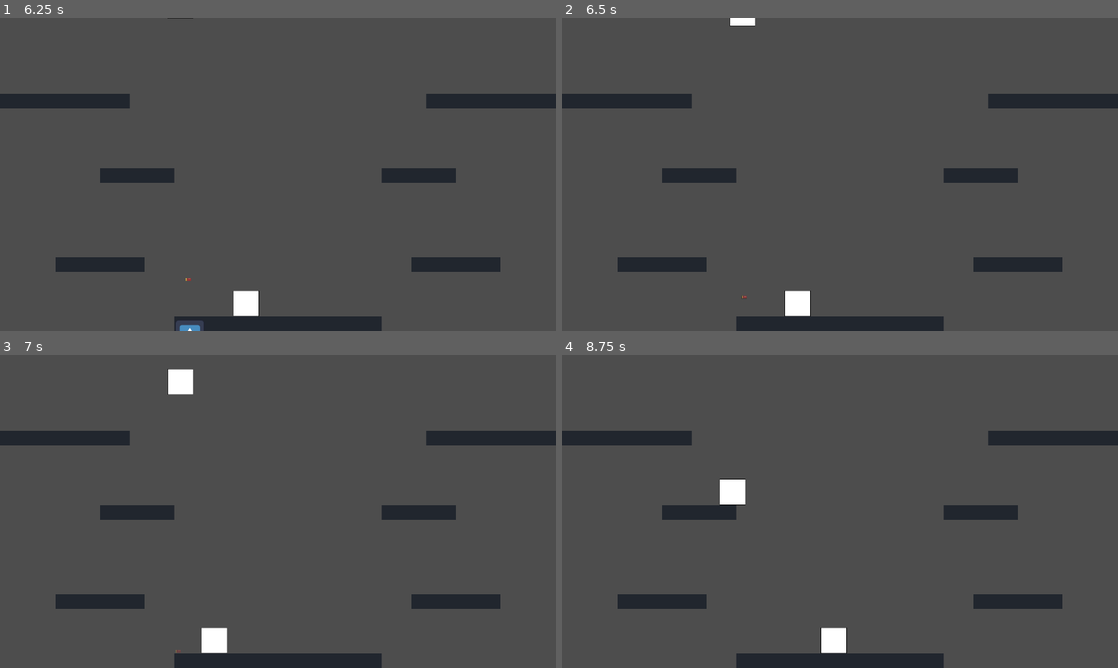
Above: before the commit, frames 1-4 (two rows, left to right).
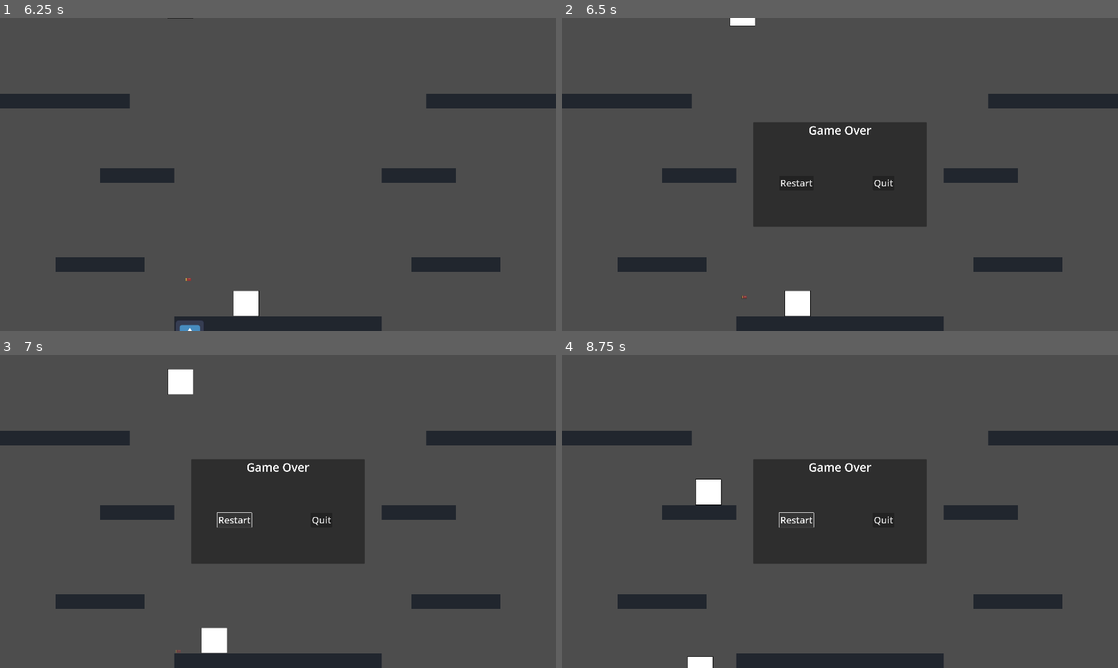
Above: after the commit, the same moments.

Repository: RajwolChapagain/Recoil-Robot
Game: Godot game, scene res://main.tscn
The game is run twice, just before and just after one commit, with the same random seed, the same clock (stepped at 60 frames per second) and the same inputs. The engine's default icon, where the game draws it, is replaced by a stand-in: a white triangle on a blue panel in a dark square.
Inputs (mouse positions are in pixels of both pictures, inside the frame that each line leads up to):
- Up to frame 1 (6.25 s): hold D (move_right) 0.53-1.28 s; hold Up (fire_bullet) 0.53-1.28 s; tap W (jump) at 0.77, 1.52, 3.02, 3.77, 4.52, 6.02 s; hold A (move_left) 1.28-2.03 s; tap Right (rotate_gun_clockwise) at 1.35, 5.85 s; hold Left (rotate_gun_counter_clockwise) 2.03-2.78 s; hold D (move_right) 2.03-3.53 s; tap Up (fire_bullet) at 2.85 s; hold Right (rotate_gun_clockwise) 3.53-4.28 s; hold A (move_left) 3.53-5.78 s; tap Left (rotate_gun_counter_clockwise) at 4.35 s; hold Up (fire_bullet) 5.03-5.78 s; hold D (move_right) from 5.78 s (still down)
- Up to frame 2 (6.5 s): keep holding D (move_right)
- Up to frame 3 (7 s): release D (move_right) at 6.5 s; click (233, 520) at 6.5 s, where only the run after the commit has a clickable "Restart"
- Up to frame 4 (8.75 s): click (795, 520) at 7.25 s, where only the run after the commit has a clickable "Restart"; click (795, 520) at 8 s, where only the run after the commit has a clickable "Restart"

Frame 1 is identical in both runs. In frame 2, 10% of the frame differs, in the area x 34-66%, y 33-67%; in frame 3, 10%; in frame 4, 11%, in the area x 22-66%, y 33-100%.
Error after the commit: Invalid access to property or key 'position' on a base object of type 'previously freed'. (res://enemy/enemy.gd:34)

Commit message:
add game over panel

Diff:
--- /dev/null
+++ b/UI/game_over_screen.tscn
@@ -0,0 +1,57 @@
+[gd_scene format=3 uid="uid://d3ar5wrs3qeri"]
+
+[node name="GameOverScreen" type="Control"]
+layout_mode = 3
+anchors_preset = 15
+anchor_right = 1.0
+anchor_bottom = 1.0
+grow_horizontal = 2
+grow_vertical = 2
+
+[node name="Panel" type="Panel" parent="."]
+layout_mode = 1
+anchors_preset = 8
+anchor_left = 0.5
+anchor_top = 0.5
+anchor_right = 0.5
+anchor_bottom = 0.5
+offset_left = -374.0
+offset_top = -226.0
+offset_right = 374.0
+offset_bottom = 226.0
+grow_horizontal = 2
+grow_vertical = 2
+
+[node name="VBoxContainer" type="VBoxContainer" parent="Panel"]
+layout_mode = 1
+anchors_preset = 15
+anchor_right = 1.0
+anchor_bottom = 1.0
+grow_horizontal = 2
+grow_vertical = 2
+
+[node name="GameOverText" type="Label" parent="Panel/VBoxContainer"]
+layout_mode = 2
+theme_override_font_sizes/font_size = 50
+text = "Game Over"
+horizontal_alignment = 1
+vertical_alignment = 1
+
+[node name="Buttons" type="HBoxContainer" parent="Panel/VBoxContainer"]
+layout_mode = 2
+size_flags_vertical = 3
+alignment = 1
+
+[node name="RestartButton" type="Button" parent="Panel/VBoxContainer/Buttons"]
+layout_mode = 2
+size_flags_horizontal = 6
+size_flags_vertical = 4
+theme_override_font_sizes/font_size = 40
+text = "Restart"
+
+[node name="QuitButton" type="Button" parent="Panel/VBoxContainer/Buttons"]
+layout_mode = 2
+size_flags_horizontal = 6
+size_flags_vertical = 4
+theme_override_font_sizes/font_size = 40
+text = "Quit"
--- a/main.gd
+++ b/main.gd
@@ -4,8 +4,8 @@
 	$Robot.connect("player_died", on_game_over)
 
 func _process(delta):
-	get_tree().call_group("enemy", "set_target", $Robot)
-
+	if $Robot != null:
+		get_tree().call_group("enemy", "set_target", $Robot)
 
 func on_game_over():
-	print("Game over")
+	$GameOverScreen.visible = true
--- a/main.tscn
+++ b/main.tscn
@@ -1,10 +1,11 @@
-[gd_scene load_steps=6 format=3 uid="uid://dg2o6oownovfq"]
+[gd_scene load_steps=7 format=3 uid="uid://dg2o6oownovfq"]
 
 [ext_resource type="Script" path="res://main.gd" id="1_a1s6m"]
 [ext_resource type="PackedScene" uid="uid://brwr5mybbwdat" path="res://player/robot.tscn" id="1_r53qa"]
 [ext_resource type="PackedScene" uid="uid://mnoschwm5g3x" path="res://gun/gun.tscn" id="2_8n84b"]
 [ext_resource type="PackedScene" uid="uid://4b56efx0epmd" path="res://world/world.tscn" id="2_qt0y4"]
 [ext_resource type="PackedScene" uid="uid://btbwk8f0x8wn3" path="res://enemy/enemy_spawner.tscn" id="6_i7ihu"]
+[ext_resource type="PackedScene" uid="uid://d3ar5wrs3qeri" path="res://UI/game_over_screen.tscn" id="6_opsha"]
 
 [node name="Main" type="Node2D"]
 script = ExtResource("1_a1s6m")
@@ -22,3 +23,15 @@
 [node name="Camera2D" type="Camera2D" parent="."]
 offset = Vector2(960, 540)
 zoom = Vector2(0.8, 0.8)
+
+[node name="GameOverScreen" parent="." instance=ExtResource("6_opsha")]
+visible = false
+anchors_preset = 8
+anchor_left = 0.5
+anchor_top = 0.5
+anchor_right = 0.5
+anchor_bottom = 0.5
+offset_left = 960.0
+offset_top = 540.0
+offset_right = 960.0
+offset_bottom = 540.0
--- a/player/robot.gd
+++ b/player/robot.gd
@@ -12,8 +12,6 @@
 var can_jump = true
 var can_shoot = true
 
-var print_time = false
-
 signal player_died
 
 func _ready():
@@ -23,9 +21,6 @@
 func _physics_process(delta):
 	handle_gun_rotation(delta)
 	check_if_fallen()
-
-	if print_time:
-		print($FiveSecondDeathTimer.time_left)
 
 func _input(event):
 	if event.is_action_pressed("fire_bullet"):
@@ -86,10 +81,10 @@
 func check_if_fallen():
 	if global_position.y > get_viewport_rect().size.y + 200:
 		on_death()
+		queue_free()
 
 func _on_visible_on_screen_notifier_2d_screen_exited():
 	$FiveSecondDeathTimer.start()
-	print_time = true
 
 func _on_visible_on_screen_notifier_2d_screen_entered():
 	$FiveSecondDeathTimer.stop()
